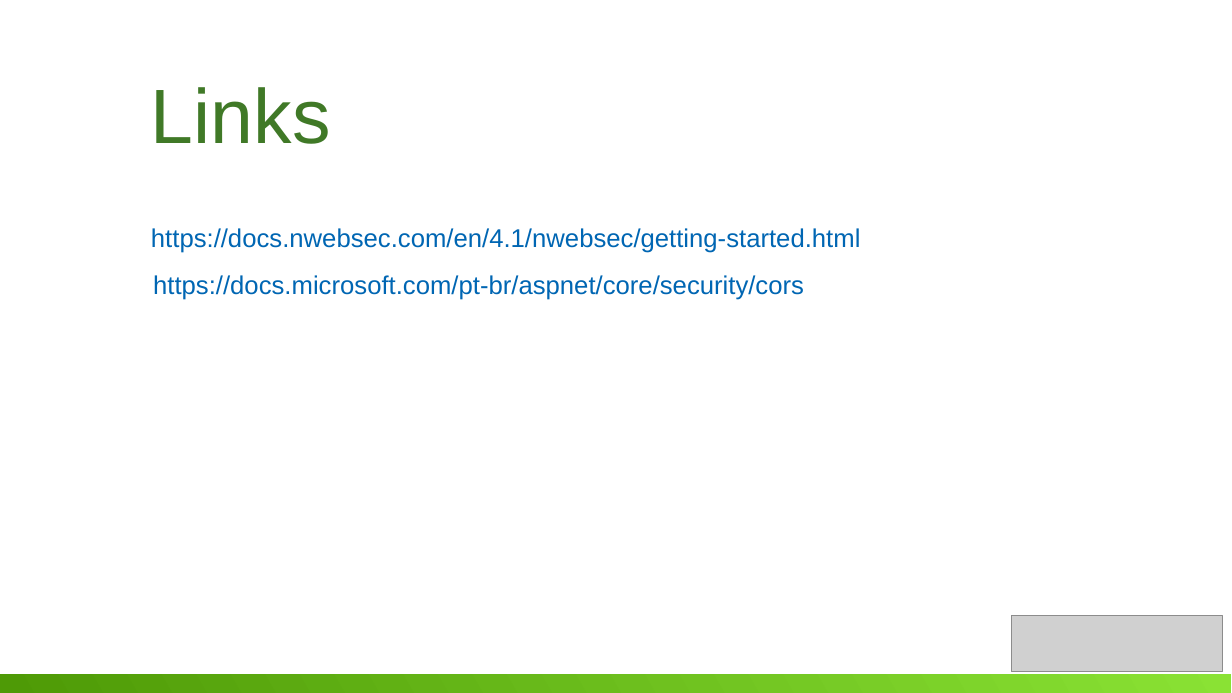
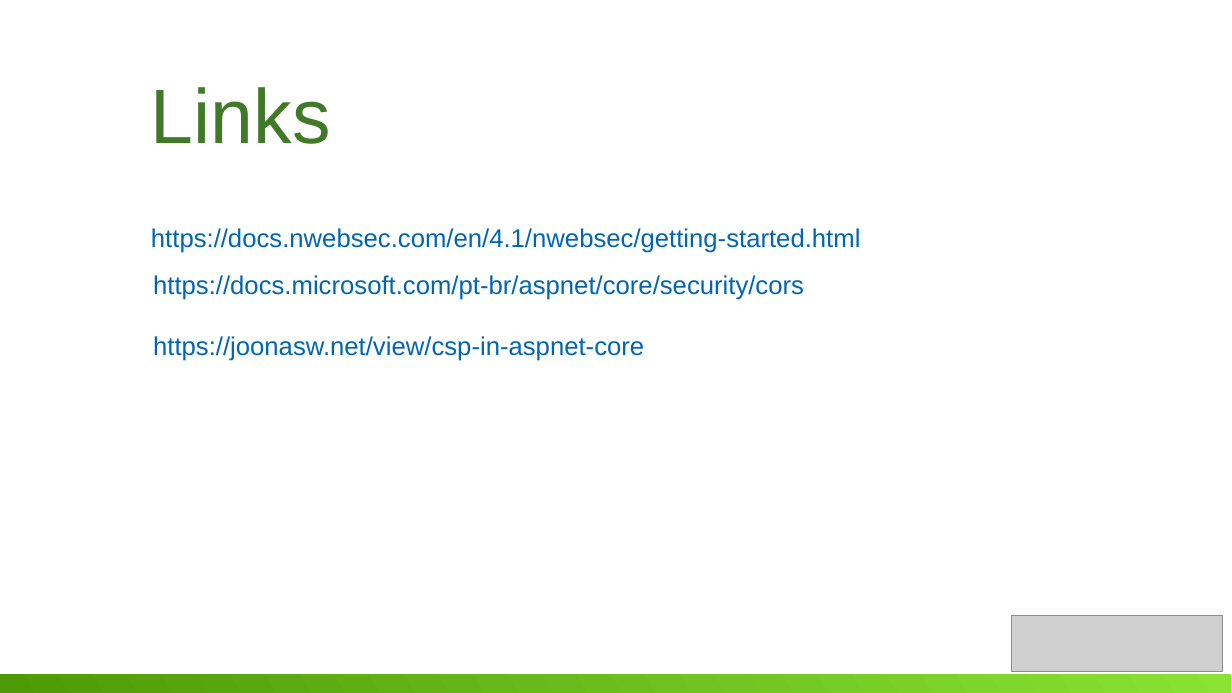
Before and after one commit to gambarra/PalestraAspNetCoreSecurity, a slide deck: slide 26 of ppt/Seguranca.odp (slide 29 before the commit). Drawn at 1232x693 pixels with LibreOffice and Linux fonts; fonts in the diff are those of the drawing; grey boxes stand for pictures. Boxes give left, top, right and bottom in pixels: in the first picture for what was removed or moved away, otherwise in the second. Text is boxed around its words. In the diff, an @@ line names an element or a change of style, - is before the commit and + after.

```diff
--- a/ppt/Seguranca.odp
+++ b/ppt/Seguranca.odp
@@ text added at (153, 336, 644, 361), 20 pt, text #0066B3 @@
+https://joonasw.net/view/csp-in-aspnet-core
```
Also in this commit, not shown: 2 other slides changed, 1 slide added, 4 slides removed, 1 other file.
